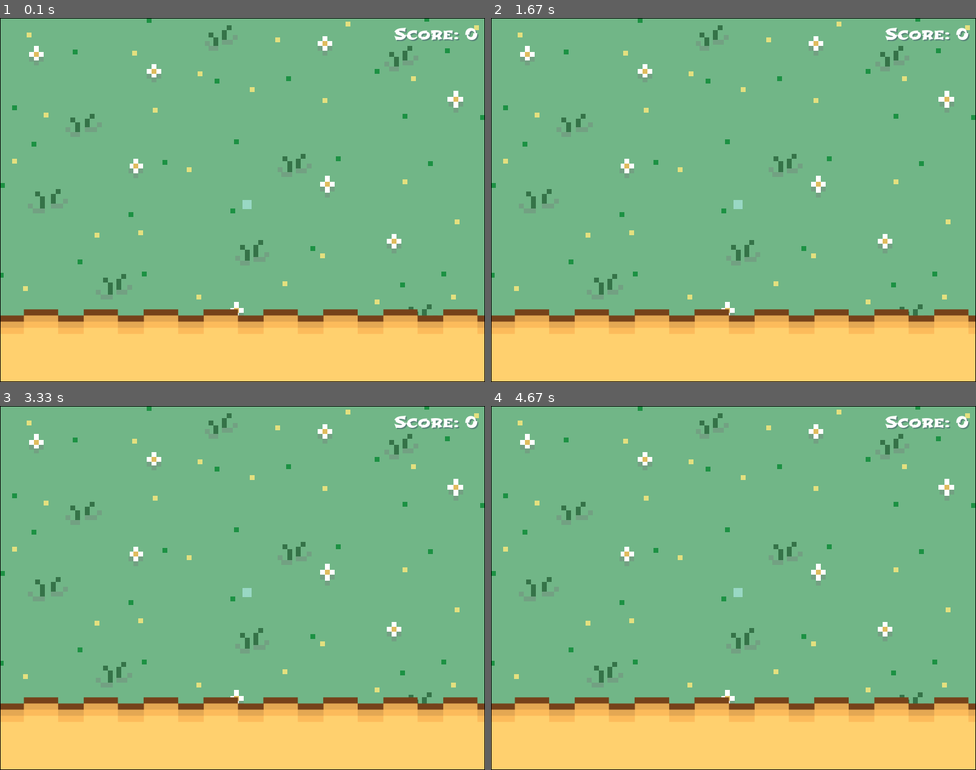
Above: before the commit, frames 1-4 (two rows, left to right).
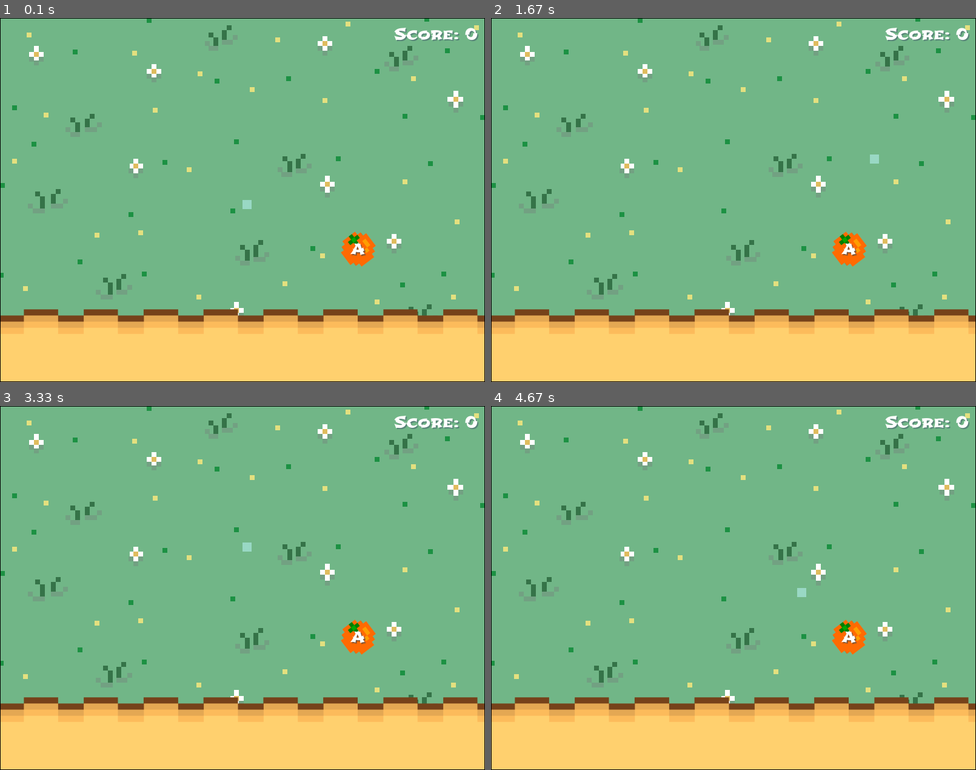
Above: after the commit, the same moments.

Repository: jocelyn-chang/digit-dynasty
Game: pygame game, started from SnakeGame.py
The game is run twice, just before and just after one commit, with the same random seed, the same clock (stepped at 60 frames per second) and the same inputs.
Inputs:
- Up to frame 1 (0.1 s): no input
- Up to frame 2 (1.67 s): hold Right 0.33-0.8 s; hold Up 0.83-1.13 s; hold Right 1.17-1.63 s
- Up to frame 3 (3.33 s): hold Left 1.67-2.2 s; hold Down 2.23-2.53 s; hold Left 2.57-2.97 s; hold Up from 3 s (still down)
- Up to frame 4 (4.67 s): release Up at 3.37 s; hold Right 3.4-4.03 s; hold Down 4.07-4.43 s; hold Left from 4.47 s (still down)

The runs differ from the first frame. In frame 1, 0.5% of the frame differs, in the area x 70-78%, y 58-69%; in frame 2, 0.6%, in the area x 50-80%, y 37-69%; in frame 3, 0.6%; in frame 4, 0.6%.

Commit message:
Fixed the snake to move without growing

Diff:
--- a/SnakeGame.py
+++ b/SnakeGame.py
@@ -1,133 +1,131 @@
 import pygame
-import time
 import random
 
+# Initialize Pygame
 pygame.init()
 
+# Screen dimensions
 SCREEN_WIDTH = 800
 SCREEN_HEIGHT = 600
 
+# Create the screen
 screen = pygame.display.set_mode((SCREEN_WIDTH, SCREEN_HEIGHT))
 pygame.display.set_caption('SNAKE GAME')
+
+# Load background image
 BACKGROUND = pygame.image.load("images/snakegamebg.png")
 
+# Load fruit image
+FRUIT_A = pygame.image.load("images/orangea.png").convert_alpha()
+
+# Clock for controlling game speed
 clock = pygame.time.Clock()
 
-# Main Colours
+# Colors
 gold1 = (230, 224, 174)
 gold2 = (223, 188, 94)
 red1 = (238, 97, 70)
 red2 = (215, 60, 55)
 red3 = (181, 31, 9)
-
-# Secondary Colours
 green1 = (116, 217, 219)
 green2 = (153, 216, 196)
 green3 = (113, 182, 135)
 green4 = (88, 133, 120)
 green5 = (117, 132, 133)
-
-# basic colours
 black = (0, 0, 0)
 white = (255, 255, 255)
 
+# Snake block size and speed
 snake_block = 15
 snake_speed = 15
 
+# Font for displaying score
 font_style = pygame.font.Font("fonts/Shojumaru-Regular.ttf", 25)
 
+# Function to display current score
 def current_score(score):
-  # shadow text
-  shadow = font_style.render("Score: " + str(score), True, green4)
-  screen.blit(shadow, [652, 12])
+    # Shadow text
+    shadow = font_style.render("Score: " + str(score), True, green4)
+    screen.blit(shadow, [652, 12])
 
-  # main text
-  main = font_style.render("Score: " + str(score), True, white)
-  screen.blit(main, [650, 10])
+    # Main text
+    main = font_style.render("Score: " + str(score), True, white)
+    screen.blit(main, [650, 10])
 
+# Function to draw the snake
 def snake(snake_block, snake_list):
-  for i in snake_list:
-    pygame.draw.rect(screen, green2, [i[0], i[1], snake_block, snake_block])
+    for i in snake_list:
+        pygame.draw.rect(screen, green2, [i[0], i[1], snake_block, snake_block])
 
+# Main game function
 def game():
-  run = True
-  end = False
+    run = True
+    end = False
 
-  x1 = SCREEN_WIDTH / 2
-  y1 = SCREEN_HEIGHT /2
+    # Snake starting coordinates
+    x1 = SCREEN_WIDTH / 2
+    y1 = SCREEN_HEIGHT / 2
 
-  x1_change = 0
-  y1_change = 0
+    # Initialize change in coordinates
+    x1_change = 0
+    y1_change = 0
 
-  snake_list = []
-  snake_len = 1
+    # List of snake body parts coordinates
+    snake_list = []
+    snake_len = 1
 
-  foodx = round(random.randrange(0, SCREEN_WIDTH - snake_block) / 10.0) * 10.0
-  foody = round(random.randrange(0, SCREEN_WIDTH - snake_block) / 10.0) * 10.0
+    # Randomize position of fruit
+    foodx = round(random.randrange(0, SCREEN_WIDTH - snake_block) / 10.0) * 10.0
+    foody = round(random.randrange(0, SCREEN_HEIGHT - snake_block) / 10.0) * 10.0
 
-  while run:
-    # when player loses
-    while end == True:
-      print("poop")
+    while run:
+        # Event handling
+        for event in pygame.event.get():
+            if event.type == pygame.QUIT:
+                run = False
 
-    for event in pygame.event.get():
-      if event.type == pygame.QUIT:
-        run = False
+        # Control snake movement
+        keys = pygame.key.get_pressed()
+        if keys[pygame.K_LEFT]:
+            x1_change = -snake_block
+            y1_change = 0
+        elif keys[pygame.K_RIGHT]:
+            x1_change = snake_block
+            y1_change = 0
+        elif keys[pygame.K_UP]:
+            y1_change = -snake_block
+            x1_change = 0
+        elif keys[pygame.K_DOWN]:
+            y1_change = snake_block
+            x1_change = 0
 
-    screen.blit(BACKGROUND, (0, 0))
+        # Update snake position
+        x1 += x1_change
+        y1 += y1_change
 
-    for event in pygame.event.get():
-      if event.type == pygame.KEYDOWN:
-          if event.key == pygame.K_LEFT:
-            if snake_block >= snake_block:
-              x1_change = -snake_block
-          elif event.key == pygame.K_RIGHT:
-            if snake_block < SCREEN_WIDTH - snake_block:
-              x1_change = snake_block
-          elif event.key == pygame.K_UP:
-            if y1_change >= snake_block:
-              y1_change = -snake_block
-          elif event.key == pygame.K_DOWN:
-            if y1_change < SCREEN_HEIGHT - snake_block:
-              y1_change = snake_block
+        snake_list.append([x1, y1])
 
-    x1 += x1_change
-    y1 += y1_change
+        # If snake length exceeds current length, remove the tail
+        if len(snake_list) > snake_len:
+            del snake_list[0]
 
-    snake_list.append([x1, y1])
+        # Draw elements on screen
+        screen.blit(BACKGROUND, (0, 0))
+        snake(snake_block, snake_list)
+        screen.blit(FRUIT_A, (foodx, foody))
+        current_score(snake_len - 1)
 
-    # if len(snake_list) > snake_len:
-    #   del snake_list
+        pygame.display.flip()
 
-    snake(snake_block, snake_list)
+        # Check if snake has eaten the fruit
+        if x1 == foodx and y1 == foody:
+            foodx = round(random.randrange(0, SCREEN_WIDTH - snake_block) / 10.0) * 10.0
+            foody = round(random.randrange(0, SCREEN_HEIGHT - snake_block) / 10.0) * 10.0
+            snake_len += 1
 
-    current_score(snake_len - 1)
+        clock.tick(snake_speed)
 
-    pygame.display.flip()
+    pygame.quit()
 
-    if x1 == foodx and y1 == foody:
-      foodx = round(random.randrange(0, SCREEN_WIDTH - snake_block) / 10.0) * 10.0
-      foody = round(random.randrange(0, SCREEN_WIDTH - snake_block) / 10.0) * 10.0
-
-      snake_len += 1
-
-    clock.tick(snake_speed)
-  pygame.quit()
-
+# Run the game
 game()
-# run = True
-# while run:
-
-#   for event in pygame.event.get():
-#     if event.type == pygame.QUIT:
-#       run = False
-
-#   # Draw the background image onto the screen
-#   screen.blit(BACKGROUND, (0, 0))
-#   # testing
-#   current_score(5)
-#   snake(snake_block, [[300, 300], [315, 300]])
-#   # Update the display
-#   pygame.display.flip()
-
-# pygame.quit()
